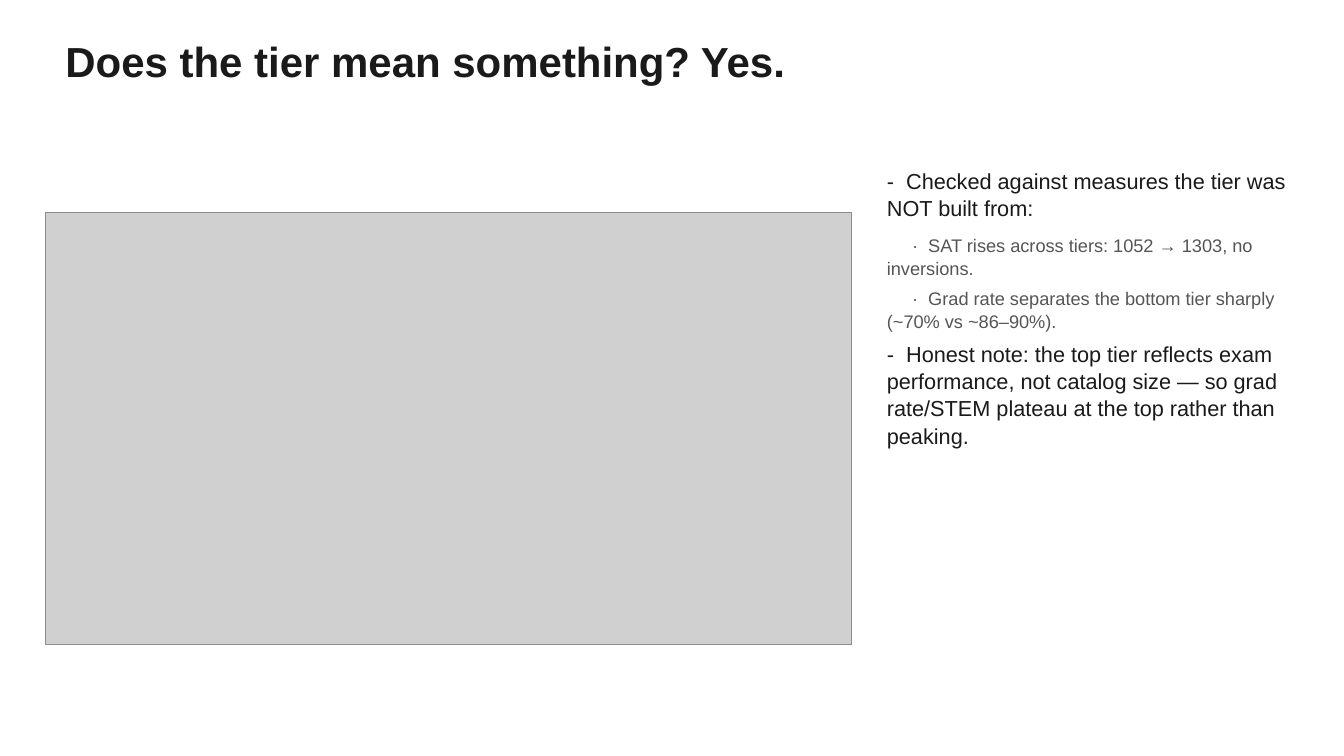
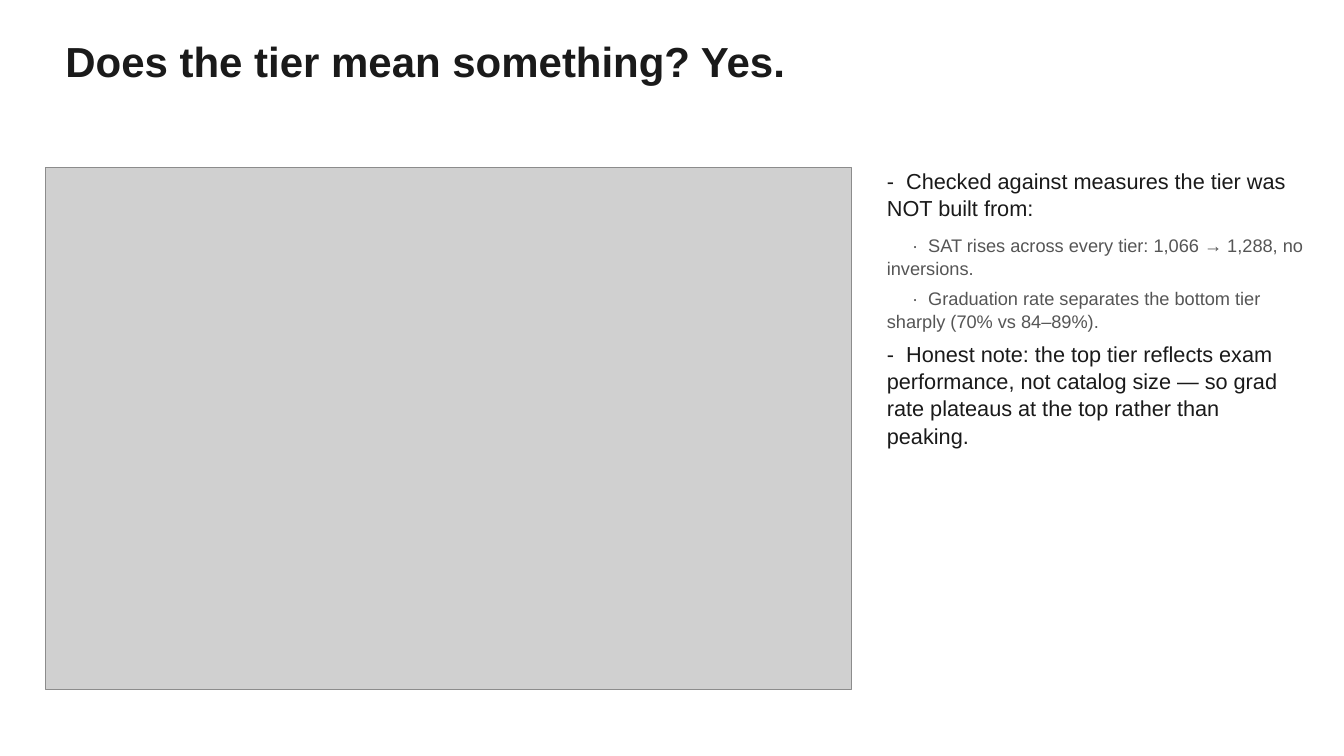
Before and after one commit to mchalekson/498-capstone, a slide deck: slide 8 of docs/Bob_Week6_Update.pptx (slide 6 before the commit). Drawn at 1344x756 pixels with LibreOffice and Linux fonts; fonts in the diff are those of the drawing; grey boxes stand for pictures. Boxes give left, top, right and bottom in pixels: in the first picture for what was removed or moved away, otherwise in the second. Text is boxed around its words. In the diff, an @@ line names an element or a change of style, - is before the commit and + after.

```diff
--- a/docs/Bob_Week6_Update.pptx
+++ b/docs/Bob_Week6_Update.pptx
@@ picture: place and size @@
-picture at [45,213,852,644]
+picture at [45,167,852,690]
@@ text at [887,239,1303,448]: text changed; size 15.5 to 13 pt; text colour #1A1A1A to #555555 @@
-· SAT rises across tiers: 1052 → 1303, no inversions.
-· Grad rate separates the bottom tier sharply (~70% vs ~86–90%).
-- Honest note: the top tier reflects exam performance, not catalog size — so grad rate/STEM plateau at the top rather than peaking.
+· SAT rises across every tier: 1,066 → 1,288, no inversions.
+· Graduation rate separates the bottom tier sharply (70% vs 84–89%).
+- Honest note: the top tier reflects exam performance, not catalog size — so grad rate plateaus at the top rather than peaking.
```
Also in this commit, not shown: 5 other slides changed, 2 slides added, 7 other files.
